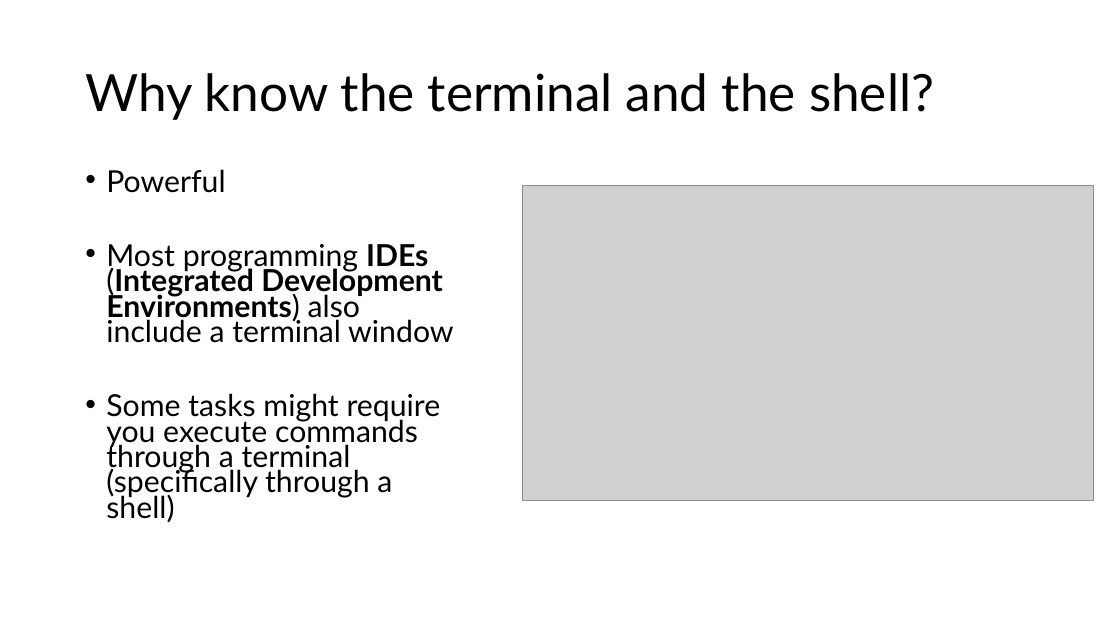
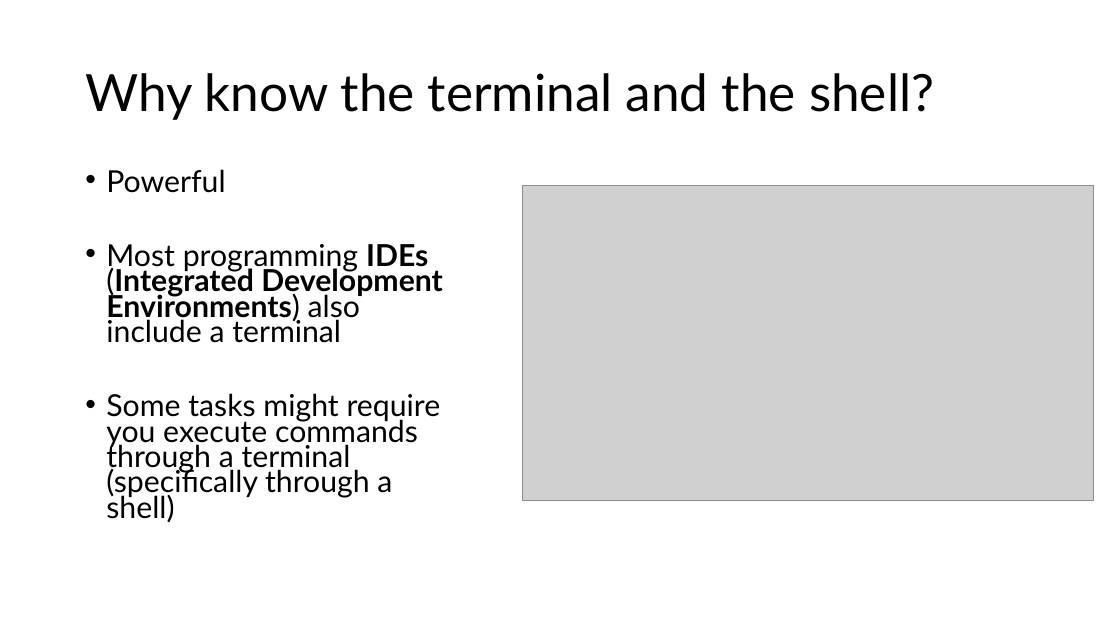
Before and after one commit to joe2mer/PSYC-5P02-2025, a slide deck: slide 5 of Slides/1.Terminal&Shell.pptx. Drawn at 1120x630 pixels with LibreOffice and Linux fonts; fonts in the diff are those of the drawing; grey boxes stand for pictures. Boxes give left, top, right and bottom in pixels: in the first picture for what was removed or moved away, otherwise in the second. Text is boxed around its words. In the diff, an @@ line names an element or a change of style, - is before the commit and + after.

Commit message:
updating Slides

```diff
--- a/Slides/1.Terminal&Shell.pptx
+++ b/Slides/1.Terminal&Shell.pptx
@@ text at [106,244,443,343]: text changed @@
-• Most programming IDEs (Integrated Development Environments) also include a terminal window
+• Most programming IDEs (Integrated Development Environments) also include a terminal
```
Also in this commit, not shown: 1 other slide changed.
